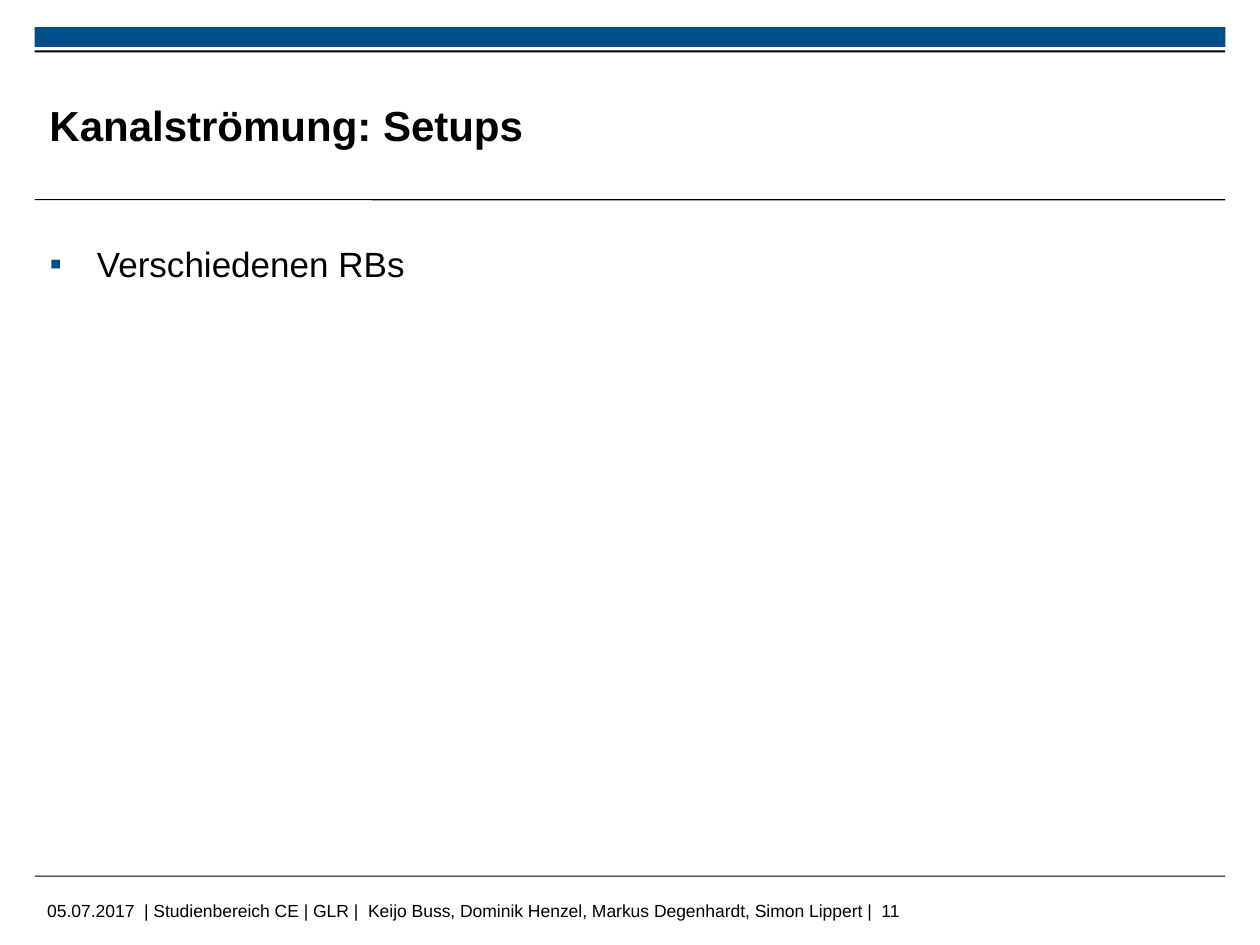
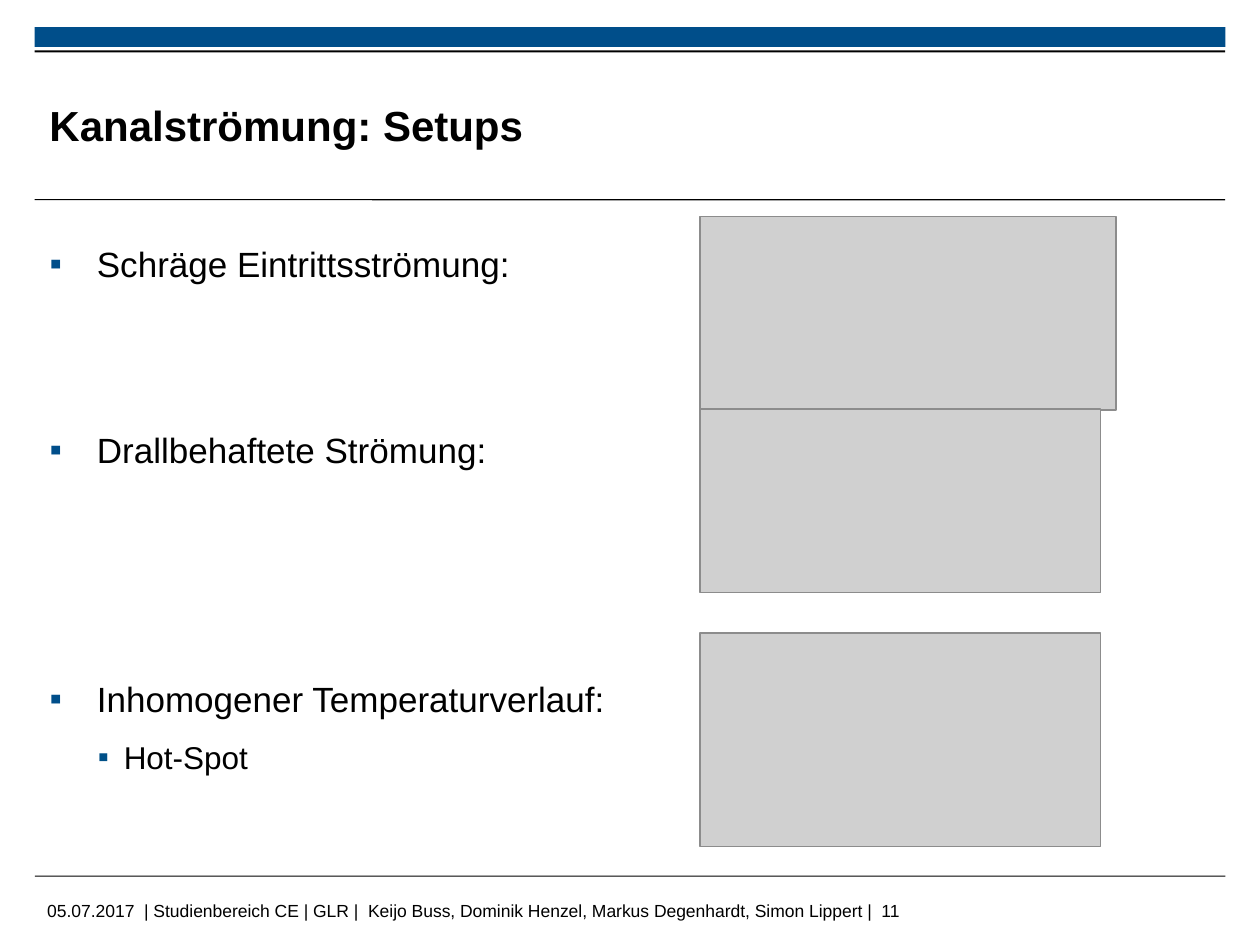
Before and after one commit to MDegenhardt/AusarbeitungADP, a slide deck: slide 11 of Präsentation/Abschluss_Präsentation_Keijo.pptx. Drawn at 1260x945 pixels with LibreOffice and Linux fonts; fonts in the diff are those of the drawing; grey boxes stand for pictures; background and template pictures are left out. Boxes give left, top, right and bottom in pixels: in the first picture for what was removed or moved away, otherwise in the second. Text is boxed around its words. In the diff, an @@ line names an element or a change of style, - is before the commit and + after.

```diff
--- a/Präsentation/Abschluss_Präsentation_Keijo.pptx
+++ b/Präsentation/Abschluss_Präsentation_Keijo.pptx
@@ picture added at bbox=[701, 217, 1116, 410] @@
@@ text at bbox=[97, 251, 604, 775]: text changed @@
-▪ Verschiedenen RBs
+▪ Schräge Eintrittsströmung:
+▪ Drallbehaftete Strömung:
+▪ Inhomogener Temperaturverlauf:
+    ▪ Hot-Spot
@@ picture added at bbox=[701, 410, 1101, 593] @@
@@ picture added at bbox=[701, 634, 1101, 847] @@
```
Also in this commit, not shown: 4 other slides changed.
